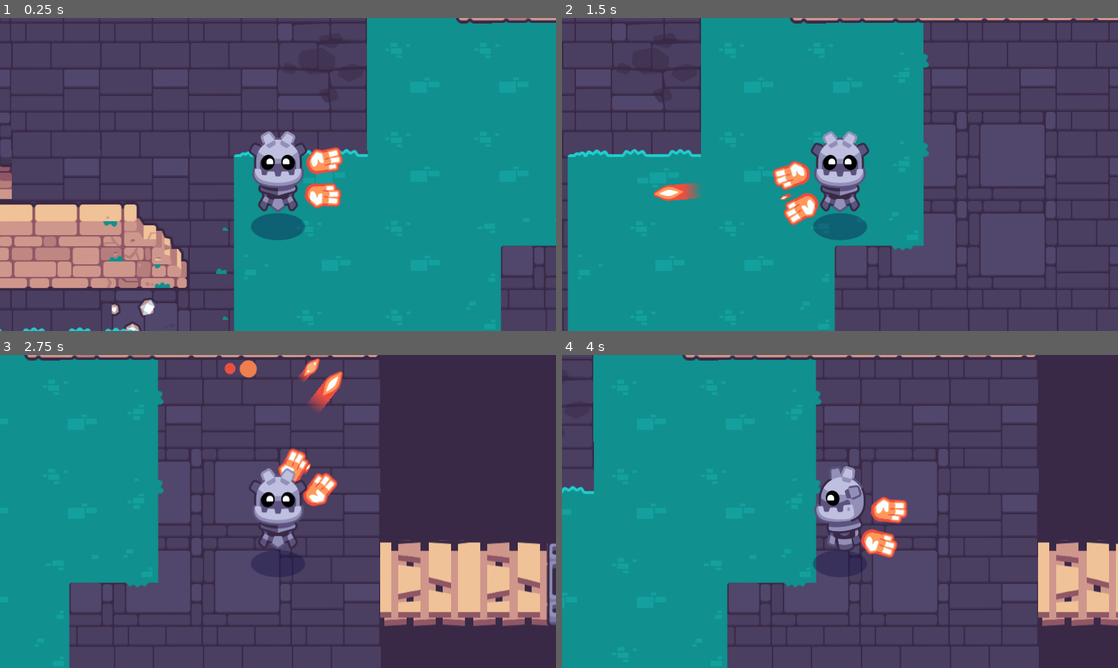
Above: before the commit, frames 1-4 (two rows, left to right).
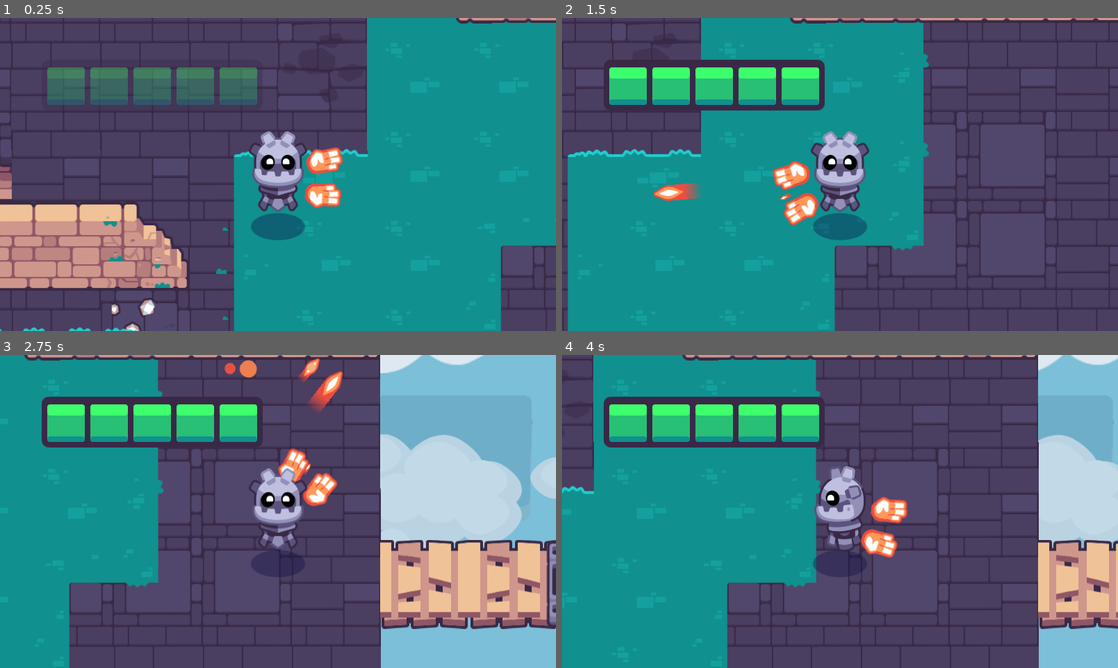
Above: after the commit, the same moments.

Repository: GlutenFreeGrass/2d-GameDev-Course
Game: Godot game, scene res://start.tscn
Two runs of this game, one before a commit and one after it. Both use one fixed random seed, a clock stepped at 60 frames per second and the inputs below. This scene is started directly instead of the project's main scene. Sound files missing from this copy of the repository are replaced by a short silence.
Inputs (mouse positions are in pixels of both pictures, inside the frame that each line leads up to):
- Up to frame 1 (0.25 s): no input
- Up to frame 2 (1.5 s): tap Enter at 0.5 s; move the mouse to (962, 158) at 0.52 s; hold D (move_right) 0.53-1.25 s; hold Mouse wheel down (cycle_weapon_down) 0.53-1.25 s; click (962, 158) at 0.67 s; drag from (728, 190) to (812, 237) at 1.27 s
- Up to frame 3 (2.75 s): move the mouse to (333, 442) at 2.02 s; press the mouse at (333, 442) at 2.03 s; hold D (move_right) from 2.03 s (still down)
- Up to frame 4 (4 s): release D (move_right) at 2.75 s; release the mouse at (895, 442) at 2.75 s; drag from (812, 574) to (784, 367) at 2.77 s; move the mouse to (1006, 558) at 3.52 s; hold A (move_left) from 3.53 s (still down); hold Mouse wheel up (cycle_weapon_up) from 3.53 s (still down)

The runs differ from the first frame. In frame 1, 4.0% of the frame differs, in the area x 8-47%, y 15-28%; in frame 2, 5.7%; in frame 3, 29%, in the area x 7-100%, y 0-100%; in frame 4, 16%.

Commit message:
Add A Sky and a Healthbar

Diff:
--- a/02.getting-to-know-godot/start.tscn
+++ b/02.getting-to-know-godot/start.tscn
@@ -7,6 +7,8 @@
 [ext_resource type="PackedScene" uid="uid://cu2rb5dl4ljte" path="res://levels/rooms/room_a.tscn" id="5_7kool"]
 [ext_resource type="PackedScene" uid="uid://dgayuh42w4v6u" path="res://levels/rooms/room_b.tscn" id="6_2amaf"]
 [ext_resource type="PackedScene" uid="uid://cq0mmphkbrvmm" path="res://levels/rooms/room_c.tscn" id="7_5ju8c"]
+[ext_resource type="PackedScene" uid="uid://wdey00p3syru" path="res://levels/background/background_blue_sky.tscn" id="8_vpo1w"]
+[ext_resource type="PackedScene" uid="uid://cce7r30dfjm4r" path="res://interface/bars/ui_health_bar.tscn" id="9_shk6n"]
 
 [node name="Start" type="Node2D"]
 script = ExtResource("2")
@@ -35,3 +37,13 @@
 
 [node name="RoomC" parent="." instance=ExtResource("7_5ju8c")]
 position = Vector2(1024, -1920)
+
+[node name="BackgroundBlueSky" parent="." instance=ExtResource("8_vpo1w")]
+
+[node name="CanvasLayer" type="CanvasLayer" parent="."]
+
+[node name="UIHealthBar" parent="CanvasLayer" instance=ExtResource("9_shk6n")]
+offset_left = 60.0
+offset_top = 60.0
+offset_right = 378.0
+offset_bottom = 132.725
Binary file removed: 02.getting-to-know-godot/addons/godot_tours/bubble/gobot/assets/eye_closed.png
Not shown: 1 places in 02.getting-to-know-godot/start.tscn that only renumber resources
Not shown, changed: 02.getting-to-know-godot/godot_tours.log
Not shown, added: 02.getting-to-know-godot/godot_tours.log-wWjPih
